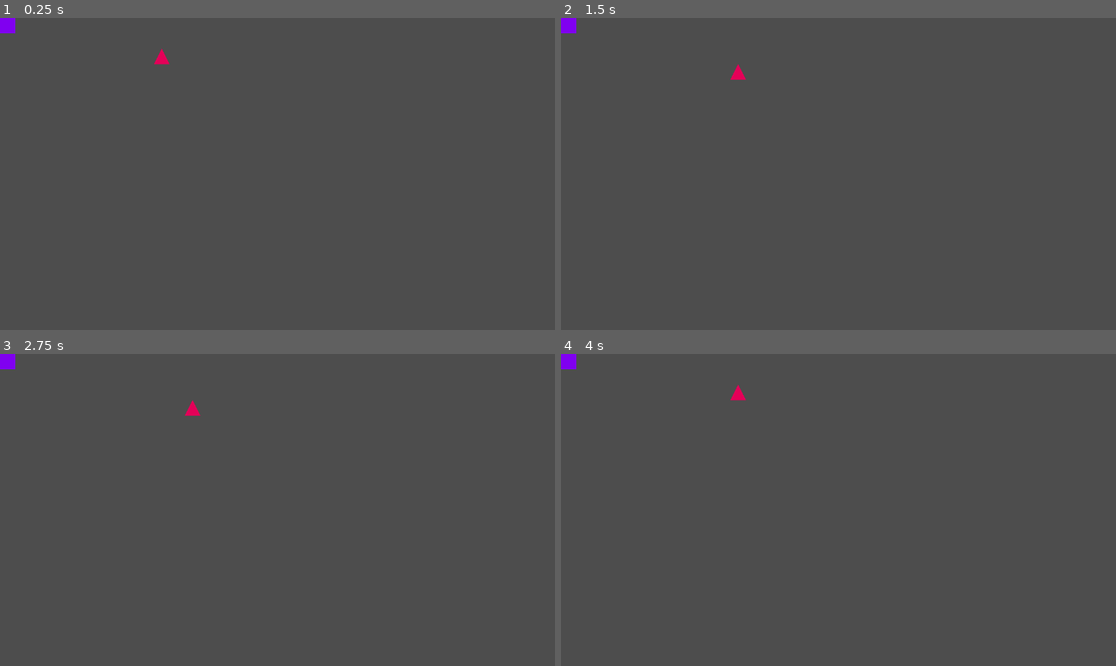
Above: before the commit, frames 1-4 (two rows, left to right).
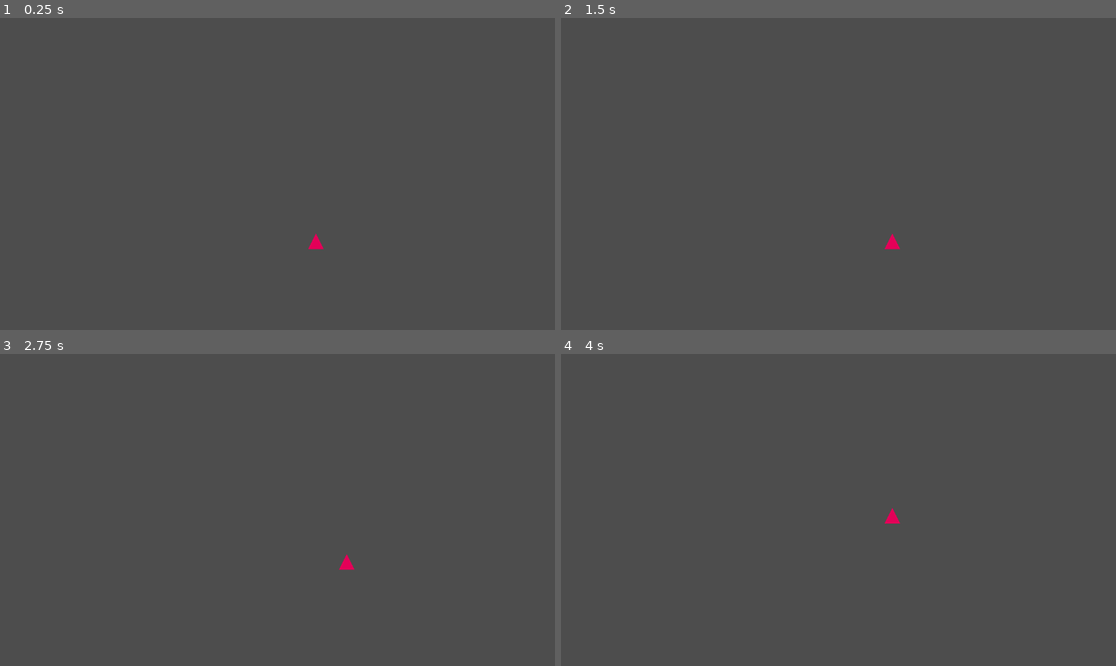
Above: after the commit, the same moments.

Repository: mjXmsdgh/game_gallery
Game: Godot game, scene res://game_scene/shooting/2_main/main.tscn
Same seed, same stepped clock (60 frames per second), same inputs: the game is played once before the commit and once after it. This scene is started directly instead of the project's main scene.
Inputs:
- Up to frame 1 (0.25 s): no input
- Up to frame 2 (1.5 s): tap Enter at 0.5 s; hold Right (ui_right) 0.53-1.28 s; tap Space at 1.25 s; hold Down (ui_down) from 1.28 s (still down)
- Up to frame 3 (2.75 s): release Down (ui_down) at 2.03 s; hold Right (ui_right) from 2.03 s (still down)
- Up to frame 4 (4 s): tap Enter at 2.75 s; release Right (ui_right) at 2.78 s; hold Up (ui_up) 2.78-3.53 s; tap Space at 3.5 s; hold Left (ui_left) from 3.53 s (still down)

The runs differ from the first frame. In frame 1, 0.3% of the frame differs, in the area x 0-59%, y 0-75%; in frame 2, 0.3%; in frame 3, 0.3%, in the area x 0-64%, y 0-70%; in frame 4, 0.3%.
Error before the commit: Invalid call. Nonexistent function 'delete' in base 'Area2D'. (res://game_scene/shooting/2_main/enemy.gd:16)

Commit message:
auto scroll

Diff:
--- a/game_scene/shooting/2_main/main.gd
+++ b/game_scene/shooting/2_main/main.gd
@@ -1,5 +1,6 @@
 extends Node2D
 
+var time=0
 
 # Called when the node enters the scene tree for the first time.
 func _ready() -> void:
@@ -11,12 +12,15 @@
 
 	if Input.is_action_just_pressed("ui_up"):
 		$player._on_button_up_pressed()
+	elif Input.is_action_just_pressed("ui_down"):
+		$player._on_button_down_pressed()
+	elif Input.is_action_just_pressed("ui_left"):
+		$player._on_button_left_pressed()
+	elif Input.is_action_just_pressed("ui_right"):
+		$player._on_button_right_pressed()
 
-	if Input.is_action_just_pressed("ui_down"):
-		$player._on_button_down_pressed()
+	time=time+delta
 
-	if Input.is_action_just_pressed("ui_left"):
-		$player._on_button_left_pressed()
-
-	if Input.is_action_just_pressed("ui_right"):
-		$player._on_button_right_pressed()
+	if time>=1.0:
+		$player._on_button_up_pressed()
+		time=0
--- a/game_scene/shooting/2_main/main.tscn
+++ b/game_scene/shooting/2_main/main.tscn
@@ -1,27 +1,10 @@
-[gd_scene load_steps=6 format=3 uid="uid://bfrpkgpjpb67i"]
+[gd_scene load_steps=3 format=3 uid="uid://bfrpkgpjpb67i"]
 
 [ext_resource type="PackedScene" uid="uid://c1anwtx6pv6p1" path="res://game_scene/shooting/2_main/shooting_player.tscn" id="1_exq3t"]
 [ext_resource type="Script" path="res://game_scene/shooting/2_main/main.gd" id="1_jcbtw"]
-[ext_resource type="Texture2D" uid="uid://d2e27gpabm5oo" path="res://image/bullet.png" id="2_qar1d"]
-[ext_resource type="PackedScene" uid="uid://cdhriv4tr086t" path="res://game_scene/shooting/2_main/enemy.tscn" id="4_rtglj"]
-
-[sub_resource type="RectangleShape2D" id="RectangleShape2D_1pd3p"]
-size = Vector2(9, 31)
 
 [node name="Main" type="Node2D"]
 script = ExtResource("1_jcbtw")
 
 [node name="player" parent="." instance=ExtResource("1_exq3t")]
-
-[node name="bullet" type="Area2D" parent="."]
-
-[node name="CollisionShape2D" type="CollisionShape2D" parent="bullet"]
-position = Vector2(16.5, 15.5)
-shape = SubResource("RectangleShape2D_1pd3p")
-metadata/_edit_group_ = true
-
-[node name="Sprite2D" type="Sprite2D" parent="bullet"]
-position = Vector2(16, 16)
-texture = ExtResource("2_qar1d")
-
-[node name="enemy" parent="." instance=ExtResource("4_rtglj")]
+position = Vector2(640, 448)
